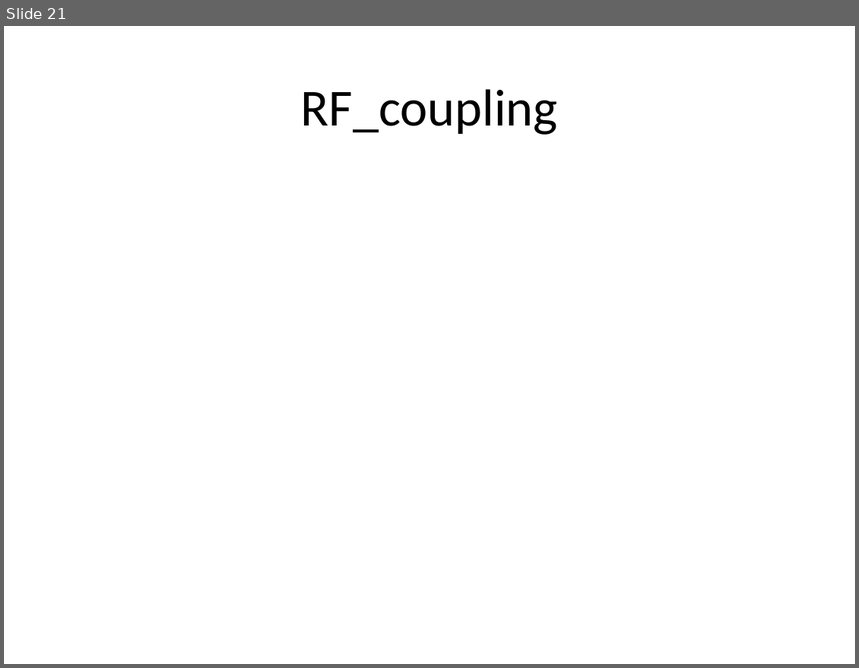
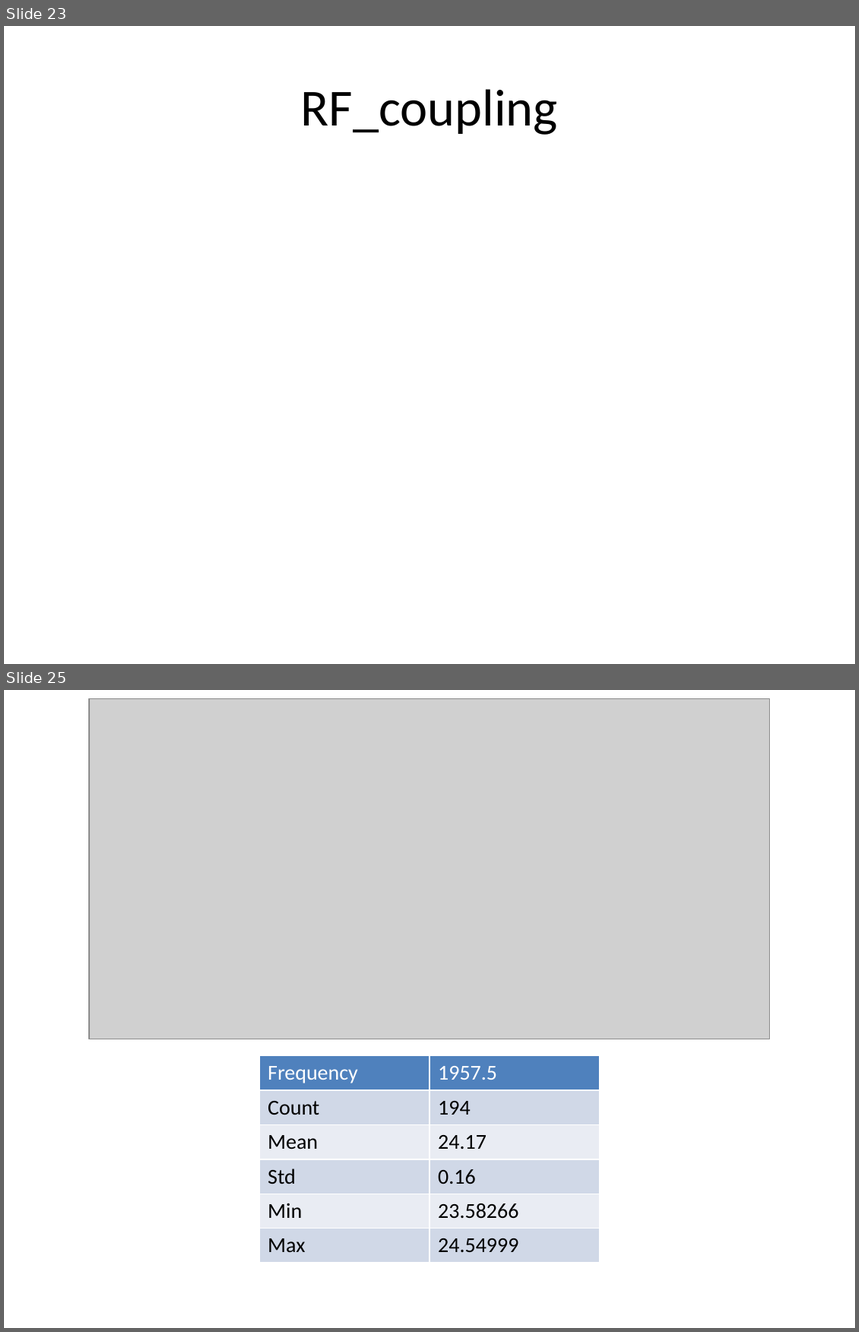
Before and after one commit to KTL1216/Tag-n-trac, a slide deck: QDM065 Test Log/charts.pptx. Shown one above the other, each under a label of ours: slide 21 before the commit, slides 23 and 25 after it; the slides between them are not shown. The pictures are 859x668 and 859x1332 pixels, drawn with LibreOffice and Linux fonts; fonts in the diff are those of the drawing; grey boxes stand for pictures. Boxes give left, top, right and bottom in pixels: in the first picture for what was removed or moved away, otherwise in the second. Text is boxed around its words. In the diff, an @@ line names an element or a change of style, - is before the commit and + after.

Commit message:
fixing errors on voltage and frequency readings

```diff
--- a/QDM065 Test Log/charts.pptx
+++ b/QDM065 Test Log/charts.pptx
@@ slide 25 added at [4,690,855,1328], background #FFFFFF @@
@@ picture added at [89,698,770,1039] @@
@@ table added at [259,1056,600,1255], 6 rows, 2 columns @@
+Frequency | 1957.5
+Count | 194
+Mean | 24.17
+Std | 0.16
+Min | 23.58266
+Max | 24.54999
@@ what was slide 21 is now slide 23 @@
```
Also in this commit, not shown: 3 slides changed, 3 other slides added, 11 other files.
